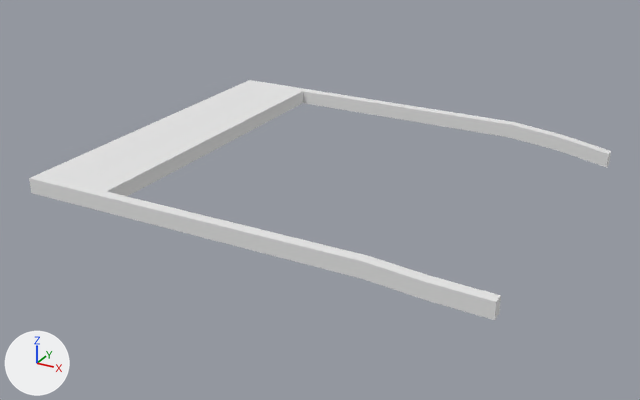
The OBJ model art/3D_Env/3D_Assets/3D_Models/Env_Models/0_Multi/Mesh/FloorMeshEdgeBroken.01.obj: old version first, new version second.
Both versions are drawn from a 50 mm lens placed at (5.06, -9.68, 4.27), pointed at (-0.13, -0.25, -0.45). Every picture has the same lights, and +X, +Y and +Z are marked at lower left. The first picture is the older version. Where no turn or scale is listed for an object, it has been applied to the vertices.

In view in the first picture: 'FloorMeshEdgeBroken.01'.
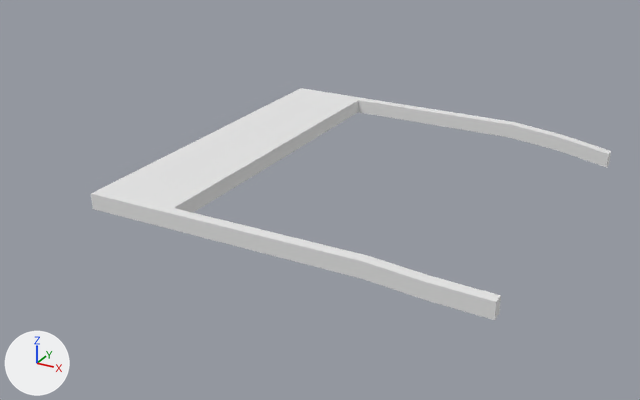
The newer file is also turned or shifted as a whole; pictures and numbers use the older file's frame.

The edits, one by one:
me_floormeshedgebroken_01 is used by ob_floormeshedgebroken_01; location (0.0, 0.0, 0.0).
Before the commit, vertices of me_floormeshedgebroken_01: 4 (-1.88, -2.36, 0.1) at pixel (106, 191), 5 (-1.88, -2.36, -0.1), 6 (-1.88, 2.36, -0.1) at pixel (302, 103), 7 (-1.88, 2.36, 0.1) at pixel (302, 91), 9 (-3.0, 2.5, 0.1) at pixel (249, 79).
Before the commit, vertices of me_floormeshedgebroken_01: 11 (-3.0, 2.5, -0.1), 13 (-3.0, -2.5, -0.1) at pixel (31, 193), 14 (-3.0, -2.5, 0.1) at pixel (29, 178).
me_floormeshedgebroken_01 had 32 vertices, 30 faces and spanned x -3.0..3.0, y -2.5..2.5, z -0.3..0.1.
me_floormeshedgebroken_01 now has 32 vertices, 30 faces and spans x -2.0..3.0, y -2.5..2.5, z -0.3..0.1.
Part 1, on me_floormeshedgebroken_01:
Vertices 4 to 7, 9, 11, 13, 14 of me_floormeshedgebroken_01 move by (1.0, 0.0, 0.0).

Pixel boxes (x1, y1, x2, y2) of what changed, in the pictures (640 x 400 px; the box of a moved part takes in the faces that stretch with it):
'FloorMeshEdgeBroken.01', reshaped (11% narrower)
    before: (29, 80, 611, 320)
    after: (91, 88, 611, 320)
part 1 of me_floormeshedgebroken_01, moved or reshaped
    before: (29, 80, 365, 211)
    after: (91, 88, 365, 211)
